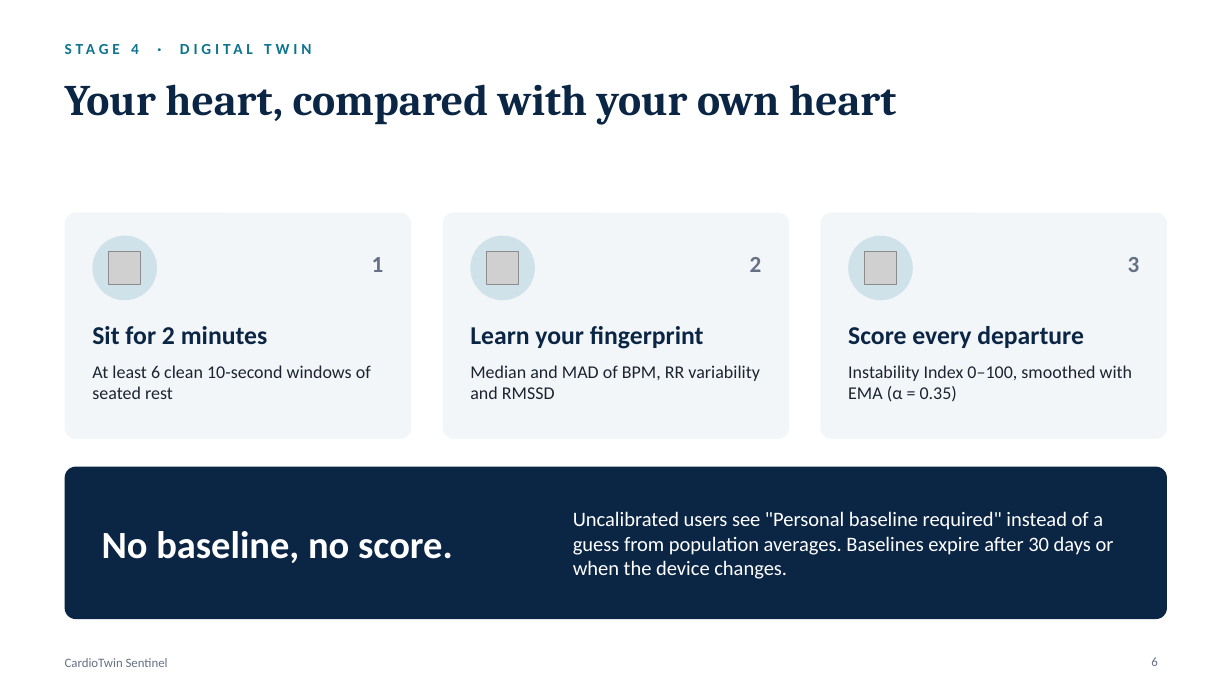
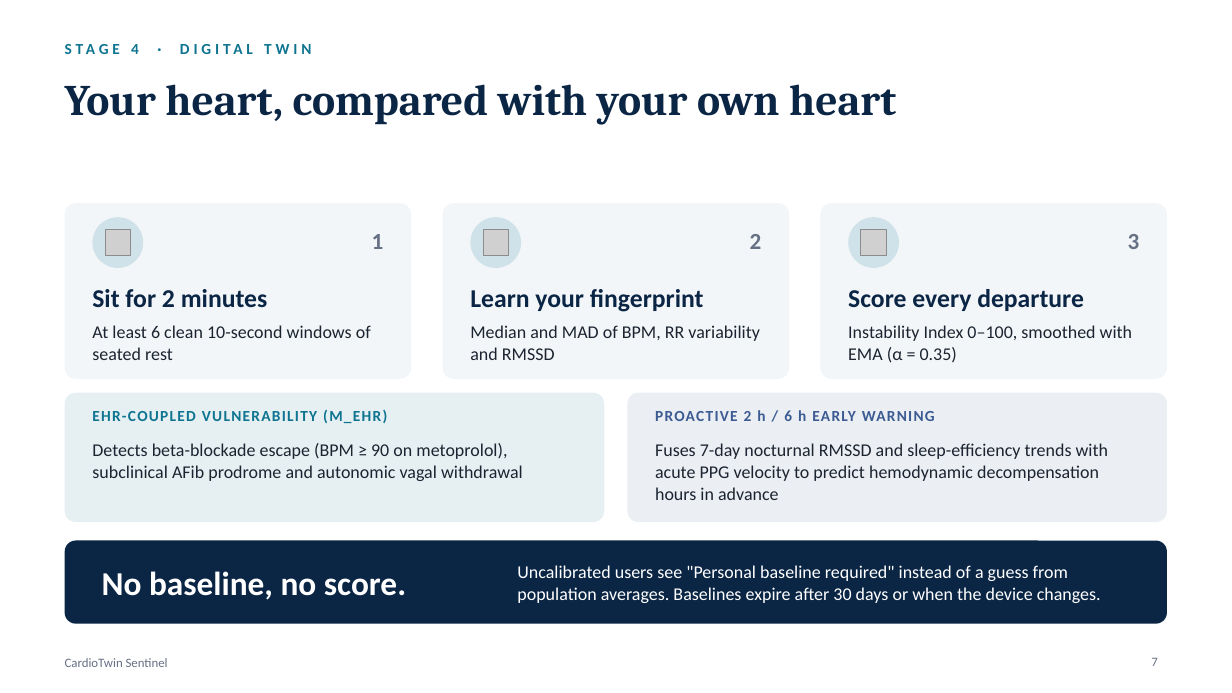
Before and after one commit to Harsh-15771/IoT-Arrhythmia-Detection, a slide deck: slide 7 of docs/CardioTwin_Presentation.pptx (slide 6 before the commit). Drawn at 1232x693 pixels with LibreOffice and Linux fonts; fonts in the diff are those of the drawing; grey boxes stand for pictures. Boxes give left, top, right and bottom in pixels: in the first picture for what was removed or moved away, otherwise in the second. Text is boxed around its words. In the diff, an @@ line names an element or a change of style, - is before the commit and + after.

Commit message:
feat(submission): complete Sentinel v4.1 master upgrade, provenance sync, and presentation decks
- Implement deterministic patient-specific 7-day wearable trajectories across 100 Indian EHR cohort
- Sync telemetry provenance badges between simulated software mode and verified live hardware
- Align proactive 2h/6h early-warning forecaster and acute instability velocity key
- Add 1-click ABDM HL7 FHIR R4 export and 8-biomarker verified lab panel in React 19 UI
- Promote 7-page Architecture Atlas and 14-slide executive presentation with native charts
- Validate 54/54 automated tests passing (100% OK in 1.74s) and clean frontend build

```diff
--- a/docs/CardioTwin_Presentation.pptx
+++ b/docs/CardioTwin_Presentation.pptx
@@ rounded rectangle resized from (x1=65, y1=213, x2=411, y2=439) to (x1=65, y1=203, x2=411, y2=379) @@
@@ rounded rectangle resized from (x1=443, y1=213, x2=789, y2=439) to (x1=443, y1=203, x2=789, y2=379) @@
@@ rounded rectangle resized from (x1=821, y1=213, x2=1167, y2=439) to (x1=821, y1=203, x2=1167, y2=379) @@
@@ ellipse resized from (x1=92, y1=236, x2=157, y2=300) to (x1=92, y1=217, x2=143, y2=268) @@
@@ picture resized from (x1=109, y1=252, x2=141, y2=285) to (x1=105, y1=230, x2=131, y2=256) @@
@@ ellipse resized from (x1=470, y1=236, x2=535, y2=300) to (x1=470, y1=217, x2=521, y2=268) @@
@@ picture resized from (x1=486, y1=252, x2=518, y2=285) to (x1=483, y1=230, x2=509, y2=256) @@
@@ ellipse resized from (x1=848, y1=236, x2=913, y2=300) to (x1=848, y1=217, x2=899, y2=268) @@
@@ picture resized from (x1=865, y1=252, x2=897, y2=285) to (x1=861, y1=230, x2=887, y2=256) @@
@@ 3 texts moved together from (x1=372, y1=257, x2=1140, y2=272) to (x1=372, y1=234, x2=1140, y2=249) @@
@@ 3 texts moved together from (x1=92, y1=326, x2=1084, y2=349) to (x1=92, y1=289, x2=1084, y2=312) @@
@@ text "At least 6 clean 10-second ..." moved from (x1=92, y1=365, x2=371, y2=399) to (x1=92, y1=325, x2=371, y2=360) @@
@@ text "Median and MAD of BPM, ..." moved from (x1=470, y1=365, x2=759, y2=399) to (x1=470, y1=325, x2=759, y2=360) @@
@@ text "Instability Index 0–100, smoothed with ..." moved from (x1=848, y1=365, x2=1132, y2=402) to (x1=848, y1=325, x2=1132, y2=363) @@
@@ rounded rectangle added at (x1=65, y1=393, x2=604, y2=522), fill #0E7490 at 10% opacity @@
@@ text added at (x1=92, y1=410, x2=387, y2=423), 12 pt, text #0E7490, bold @@
+EHR-COUPLED VULNERABILITY (M_EHR)
@@ rounded rectangle added at (x1=628, y1=393, x2=1167, y2=522), fill #3B5B92 at 10% opacity @@
@@ text added at (x1=655, y1=410, x2=935, y2=421), 12 pt, text #3B5B92, bold @@
+PROACTIVE 2 h / 6 h EARLY WARNING
@@ text added at (x1=92, y1=443, x2=523, y2=481), 14 pt, text #1B2430 @@
+Detects beta-blockade escape (BPM ≥ 90 on metoprolol), subclinical AFib prodrome and autonomic vagal withdrawal
@@ text added at (x1=655, y1=443, x2=1108, y2=500), 14 pt, text #1B2430 @@
+Fuses 7-day nocturnal RMSSD and sleep-efficiency trends with acute PPG velocity to predict hemodynamic decompensation hours in advance
@@ proportions changed in 4 elements at (x1=65, y1=203, x2=411, y2=379), (x1=443, y1=203, x2=789, y2=379), (x1=821, y1=203, x2=1167, y2=379), (x1=65, y1=541, x2=1167, y2=624) @@
@@ rounded rectangle resized from (x1=65, y1=467, x2=1167, y2=619) to (x1=65, y1=541, x2=1167, y2=624) @@
@@ text "No baseline, no score." moved from (x1=102, y1=531, x2=453, y2=563) to (x1=102, y1=571, x2=406, y2=600) @@
@@ text "No baseline, no score." at (x1=102, y1=571, x2=406, y2=600): size 30 to 26 pt @@
@@ text "Uncalibrated users see "Personal baseline ..." moved from (x1=573, y1=511, x2=1114, y2=579) to (x1=517, y1=565, x2=1101, y2=603) @@
@@ text "Uncalibrated users see "Personal baseline ..." at (x1=517, y1=565, x2=1101, y2=603): size 16 to 14 pt @@
@@ page number at (x1=1151, y1=658, x2=1157, y2=666): text changed @@
-6
+7
```
Also in this commit, not shown: 2 other slides changed, 21 other files.
